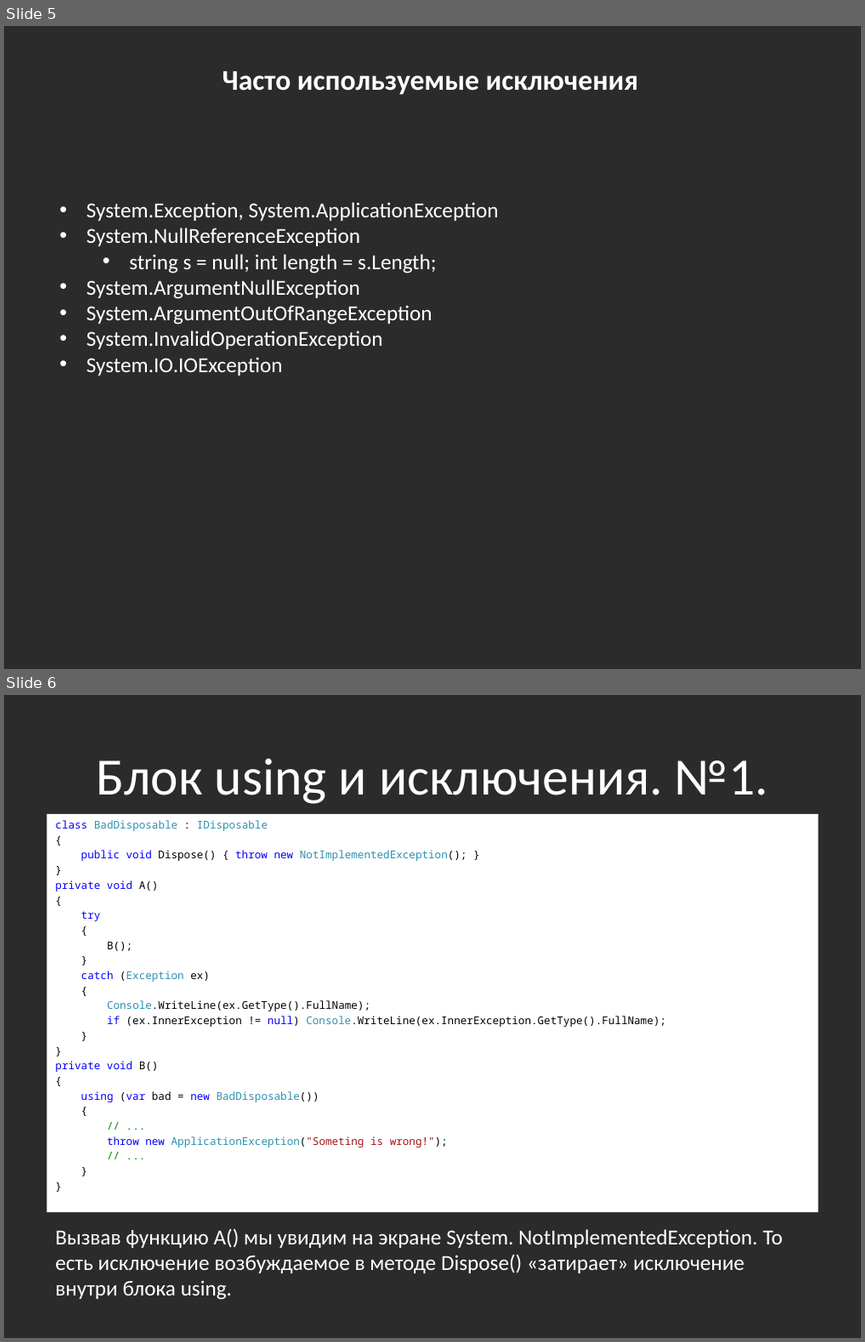
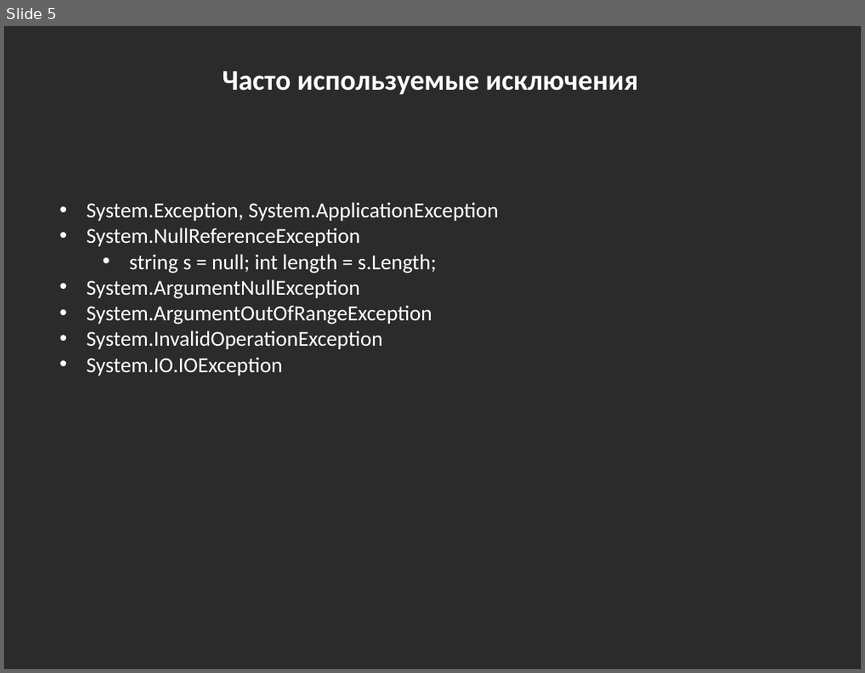
Before and after one commit to bazile/Training, a slide deck: Presentation/lesson-04-io.pptx. Shown one above the other, each under a label of ours: slides 5 and 6 before the commit, slide 5 after it. The pictures are 865x1342 and 865x673 pixels, drawn with LibreOffice and Linux fonts; fonts in the diff are those of the drawing; background and template pictures are left out; a plain dark background stands for a picture behind light text. Boxes give left, top, right and bottom in pixels: in the first picture for what was removed or moved away, otherwise in the second. Text is boxed around its words. In the diff, an @@ line names an element or a change of style, - is before the commit and + after.

Commit message:
Example of using, property with exception and object initializer

```diff
--- a/Presentation/lesson-04-io.pptx
+++ b/Presentation/lesson-04-io.pptx
@@ slide 6 removed at box(4, 695, 861, 1338), background picture (left out) @@
@@ title removed at box(96, 758, 768, 804) @@
-Блок using и исключения. №1.
@@ text removed at box(46, 814, 818, 1213) @@
-class BadDisposable : IDisposable
-{
-public void Dispose() { throw new NotImplementedException(); }
-}
-private void A()
-{
-try
-{
-B();
-}
-catch (Exception ex)
-{
-Console.WriteLine(ex.GetType().FullName);
-if (ex.InnerException != null) Console.WriteLine(ex.InnerException.GetType().FullName);
-}
-}
-private void B()
-{
-using (var bad = new BadDisposable())
-{
-// ...
-throw new ApplicationException("Someting is wrong!");
-// ...
-}
-}
@@ text removed at box(55, 1229, 783, 1299) @@
-Вызвав функцию A() мы увидим на экране System. NotImplementedException. То есть исключение возбуждаемое в методе Dispose() «затирает» исключение внутри блока using.
```
Also in this commit, not shown: 1 slide changed, 2 slides added.
